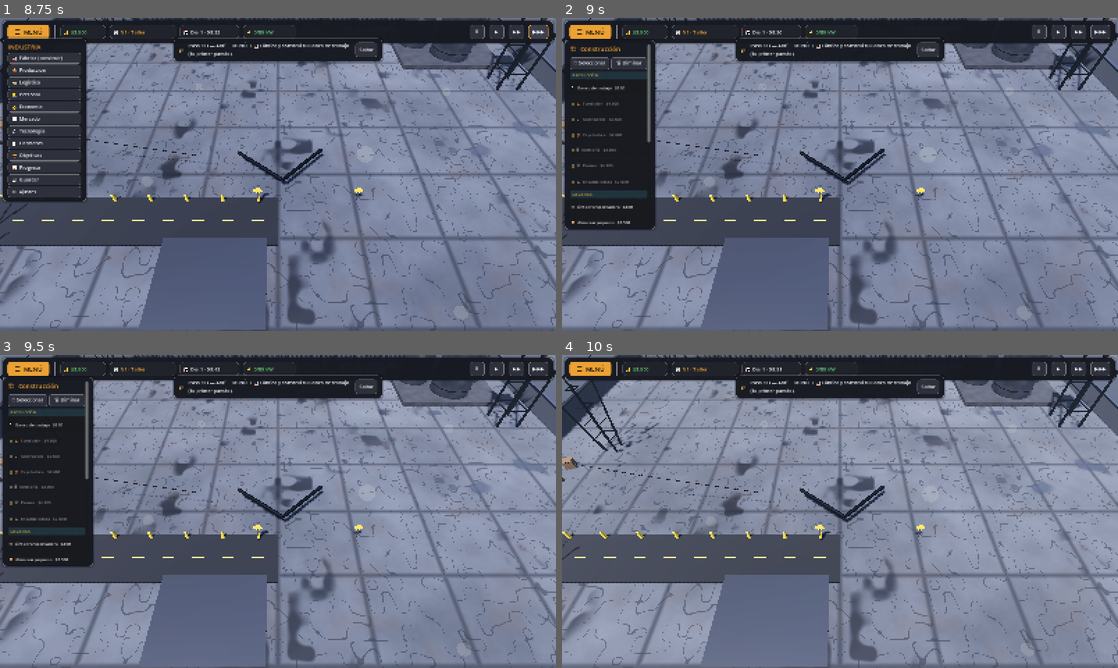
Above: before the commit, frames 1-4 (two rows, left to right).
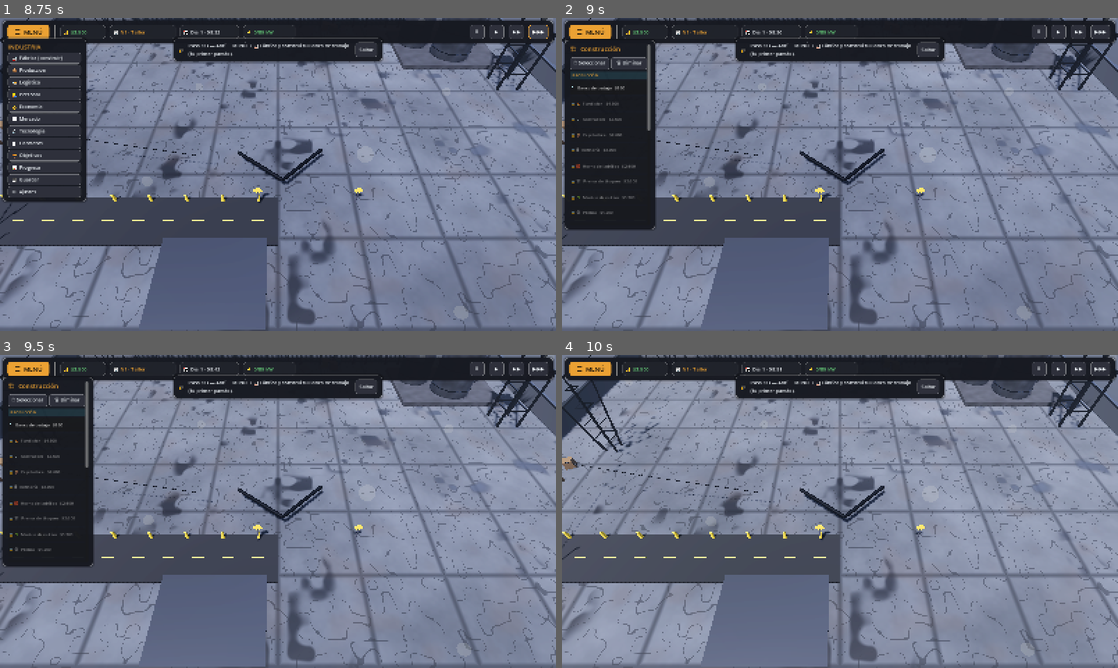
Above: after the commit, the same moments.

Repository: luckyvalentinaguirre-bot/Industria
Game: Godot game, scene res://scenes/menus/main_menu.tscn
The game is run twice, just before and just after one commit, with the same random seed, the same clock (stepped at 60 frames per second) and the same inputs.
Inputs:
- Up to frame 1 (8.75 s): click "Continuar" at 0.5 s; click "＋ Nueva Partida" at 1.25 s; click "Normal" at 2 s; click "Normal" at 2.75 s; click "Comenzar" at 3.5 s; click "¡Empezar!" at 4.25 s; click "☰ MENÚ" at 5 s; click "⏸" at 5.75 s; click "▶" at 6.5 s; click "▶▶" at 7.25 s; click "▶▶▶" at 8 s
- Up to frame 2 (9 s): click "🏭 Fábrica (construir)" at 8.75 s
- Up to frame 3 (9.5 s): no input
- Up to frame 4 (10 s): click "🖱 Seleccionar" at 9.5 s

Frame 1 is identical in both runs. In frame 2, 0.7% of the frame differs, in the area x 1-16%, y 36-67%; in frame 3, 0.7%; in frame 4, nothing differs.

Commit message:
5 ramas industriales, contratos por rama y banner de hitos
Ramas Construcción y Cultivo regulado (spec §13, §14) — completan las 5:
- 🏗 Construcción: Horno de ladrillos (arcilla→ladrillos) + Prensa de bloques
  (ladrillos→bloques). Contratos grandes y estables.
- 🌿 Cultivo regulado: Módulo de cultivo (insumos→producto regulado). Producto
  de alto valor (base $60) con margen alto pero mercado volátil y penalizaciones
  duras en contratos = alto riesgo/alta recompensa. Representación abstracta y
  ficticia, sin ningún detalle real.
- Nuevos ítems: arcilla, insumos regulados (materias primas), ladrillo, bloque,
  producto regulado (+ proveedores). Reutilizan producción/mercado/almacén.

Contratos con sabor de rama (spec §20):
- El pool de productos de los contratos se sesga (peso triple) hacia el producto
  insignia de tu rama elegida: una fábrica de madera recibe pedidos de pallets,
  una de metal de placas, etc. Refuerza la identidad de cada partida.

Feedback de hitos (spec §5, §7):
- Banner breve y elegante "NUEVO DESBLOQUEO/HITO" que aparece y se desvanece al
  elegir rama, primera máquina industrial, primer contrato/trabajador, línea,
  expansión y complejo industrial. No bloquea el juego.
- El HUD muestra el icono de tu rama junto al nivel (identidad visible).

Sin romper nada: import limpio, smoke test 49/49 (nuevos checks de las 5 ramas),
escenas de menú y fábrica sin errores de script.

Co-Authored-By: Claude Opus 4.8 <noreply@anthropic.com>
Claude-Session: https://claude.ai/code/session_01ETPkQhicRLbwGdXtkPoigV

Diff:
--- a/data/economy/prices.json
+++ b/data/economy/prices.json
@@ -18,14 +18,14 @@
       "price_mult": 1.0,
       "quality": 1.0,
       "delivery_days": 2,
-      "sells": ["wood_log"]
+      "sells": ["wood_log", "clay"]
     },
     "insumos_express": {
       "name": "Insumos Express",
       "price_mult": 1.25,
       "quality": 1.05,
       "delivery_days": 1,
-      "sells": ["iron_ore", "copper_ore", "scrap", "wood_log", "oil", "chemicals"]
+      "sells": ["iron_ore", "copper_ore", "scrap", "wood_log", "clay", "nutrients", "oil", "chemicals"]
     },
     "petroquimica_sur": {
       "name": "Petroquimica Sur",
--- a/data/machines/machines.json
+++ b/data/machines/machines.json
@@ -47,6 +47,33 @@
       "base_speed": 1.0,
       "recipes": ["refine_fuel"]
     },
+    "brick_kiln": {
+      "name": "Horno de ladrillos",
+      "category": "processing",
+      "size": [3, 2],
+      "cost": 2400,
+      "power": 28,
+      "base_speed": 1.0,
+      "recipes": ["fire_brick"]
+    },
+    "block_press": {
+      "name": "Prensa de bloques",
+      "category": "manufacturing",
+      "size": [2, 2],
+      "cost": 2600,
+      "power": 24,
+      "base_speed": 1.0,
+      "recipes": ["make_block"]
+    },
+    "grow_module": {
+      "name": "Modulo de cultivo",
+      "category": "manufacturing",
+      "size": [3, 3],
+      "cost": 3500,
+      "power": 30,
+      "base_speed": 1.0,
+      "recipes": ["grow_regulated"]
+    },
     "press": {
       "name": "Prensa",
       "category": "manufacturing",
--- a/data/products/products.json
+++ b/data/products/products.json
@@ -4,6 +4,9 @@
     "hand_tool":       { "name": "Herramienta manual",    "category": "components", "unit": "u", "base_price": 22.0 },
     "plank":           { "name": "Tabla de madera",       "category": "components", "unit": "u", "base_price": 9.0 },
     "pallet":          { "name": "Pallet",                "category": "components", "unit": "u", "base_price": 26.0 },
+    "brick":           { "name": "Ladrillo",              "category": "components", "unit": "u", "base_price": 7.0 },
+    "block":           { "name": "Bloque estructural",    "category": "components", "unit": "u", "base_price": 20.0 },
+    "regulated_goods": { "name": "Producto regulado",     "category": "regulated",  "unit": "u", "base_price": 60.0 },
     "metal_plate":     { "name": "Placa metalica",        "category": "components", "unit": "u", "base_price": 30.0 },
     "copper_part":     { "name": "Componente de cobre",   "category": "components", "unit": "u", "base_price": 40.0 },
     "industrial_part": { "name": "Pieza industrial",      "category": "components", "unit": "u", "base_price": 55.0 }
--- a/data/recipes/recipes.json
+++ b/data/recipes/recipes.json
@@ -28,6 +28,27 @@
       "time": 6.0,
       "inputs": { "oil": 3 },
       "outputs": { "fuel": 2 }
+    },
+    "fire_brick": {
+      "name": "Cocer ladrillos",
+      "machine": "brick_kiln",
+      "time": 5.0,
+      "inputs": { "clay": 2 },
+      "outputs": { "brick": 3 }
+    },
+    "make_block": {
+      "name": "Fabricar bloque",
+      "machine": "block_press",
+      "time": 6.0,
+      "inputs": { "brick": 4 },
+      "outputs": { "block": 1 }
+    },
+    "grow_regulated": {
+      "name": "Cultivo regulado",
+      "machine": "grow_module",
+      "time": 9.0,
+      "inputs": { "nutrients": 3 },
+      "outputs": { "regulated_goods": 1 }
     },
     "smelt_iron": {
       "name": "Fundir hierro",
--- a/data/resources/resources.json
+++ b/data/resources/resources.json
@@ -5,6 +5,8 @@
     "copper_ore":  { "name": "Mineral de cobre",    "category": "minerals", "unit": "kg", "base_price": 6.0 },
     "scrap":       { "name": "Chatarra",            "category": "metals",   "unit": "kg", "base_price": 2.0 },
     "wood_log":    { "name": "Tronco de madera",    "category": "wood",     "unit": "u",  "base_price": 3.0 },
+    "clay":        { "name": "Arcilla",             "category": "minerals", "unit": "kg", "base_price": 2.5 },
+    "nutrients":   { "name": "Insumos regulados",   "category": "agro",     "unit": "u",  "base_price": 8.0 },
     "oil":         { "name": "Petroleo",            "category": "energy",   "unit": "L",  "base_price": 5.0 },
     "chemicals":   { "name": "Productos quimicos",  "category": "chemicals","unit": "L",  "base_price": 9.0 }
   },
--- a/scripts/contracts/contract_manager.gd
+++ b/scripts/contracts/contract_manager.gd
@@ -16,7 +16,7 @@
 const CLIENTS := ["Construcciones Delta", "Metalúrgica Andes", "Ensambladora Rivas",
 	"Talleres Sur", "Industrias Kappa", "Logística Omega", "Fábrica Zeta"]
 const PRODUCTS := ["metal_plate", "copper_part", "industrial_part",
-	"metal_piece", "industrial_comp"]
+	"metal_piece", "industrial_comp", "plank", "pallet", "brick", "block", "fuel"]
 
 var templates: Array = []
 var offers: Array = []            # Array[Contract] disponibles
@@ -53,7 +53,7 @@
 	c.type = type
 	c.id = "%s_%d" % [type, _seq]
 	c.client = CLIENTS[randi() % CLIENTS.size()]
-	var product: String = PRODUCTS[randi() % PRODUCTS.size()]
+	var product: String = _pick_product()
 	var unit: float = _unit_value(product)
 	var amount := 100
 	var pay_mult := 1.2
@@ -84,6 +84,15 @@
 	c.reputation = rep
 	return c
 
+## Elige un producto para el contrato, sesgado hacia el producto insignia de la
+## rama industrial elegida (spec §20: los contratos refuerzan tu identidad).
+func _pick_product() -> String:
+	var pool: Array = PRODUCTS.duplicate()
+	if GameManager.specialization and GameManager.specialization.has_chosen():
+		for s in GameManager.specialization.signature_products():
+			pool.append(s); pool.append(s); pool.append(s)   # triple peso
+	return String(pool[randi() % pool.size()])
+
 func _unit_value(product: String) -> float:
 	if GameManager.market:
 		return GameManager.market.current_price(product)
--- a/scripts/core/progression_manager.gd
+++ b/scripts/core/progression_manager.gd
@@ -27,6 +27,9 @@
 	"sawmill": 2,
 	"planer": 2,
 	"refinery": 2,
+	"brick_kiln": 2,
+	"block_press": 2,
+	"grow_module": 2,
 	"generator": 2,
 	"splitter": 2,
 	"merger": 2,
--- a/scripts/core/specialization_manager.gd
+++ b/scripts/core/specialization_manager.gd
@@ -31,6 +31,18 @@
 		"machines": ["refinery", "generator", "substation"],
 		"signature": ["fuel"],
 	},
+	"construction": {
+		"name": "Construcción", "icon": "🏗",
+		"tagline": "Materiales y estructuras. Contratos grandes y estables.",
+		"machines": ["brick_kiln", "block_press", "assembler"],
+		"signature": ["brick", "block"],
+	},
+	"regulated": {
+		"name": "Cultivo regulado", "icon": "🌿",
+		"tagline": "Alto beneficio y alto riesgo: mercado inestable, penalizaciones duras.",
+		"machines": ["grow_module"],
+		"signature": ["regulated_goods"],
+	},
 }
 
 ## Máquinas EXCLUSIVAS de una rama (requieren haberla elegido). El resto son
@@ -39,6 +51,9 @@
 	"sawmill": "wood",
 	"planer": "wood",
 	"refinery": "energy",
+	"brick_kiln": "construction",
+	"block_press": "construction",
+	"grow_module": "regulated",
 }
 
 func current() -> String:
--- a/scripts/ui/factory_ui.gd
+++ b/scripts/ui/factory_ui.gd
@@ -9,6 +9,7 @@
 	"workbench": "🔨",
 	"smelter": "🔥", "press": "🛠", "assembler": "🦾",
 	"sawmill": "🪚", "planer": "🪵", "refinery": "🛢",
+	"brick_kiln": "🧱", "block_press": "🏗", "grow_module": "🌿",
 	"small_storage": "📦", "large_storage": "🏬",
 	"splitter": "🔀", "merger": "🔗", "filter": "🧲",
 	"generator": "🔌", "substation": "⚡", "workshop": "🔧",
--- a/scripts/ui/finance_ui.gd
+++ b/scripts/ui/finance_ui.gd
@@ -4,10 +4,10 @@
 ## Muestra ingresos/gastos/ganancias/deuda, permite pagar deuda y operar el
 ## mercado (comprar materias primas a proveedores y vender productos).
 
-const RAW_ITEMS := ["scrap", "iron_ore", "copper_ore", "wood_log", "oil", "chemicals"]
-const SELL_ITEMS := ["hand_tool", "plank", "pallet", "fuel", "metal_plate", "copper_part",
-	"industrial_part", "metal_piece", "industrial_comp", "simple_motor",
-	"iron_ingot", "copper_ingot", "recycled_metal"]
+const RAW_ITEMS := ["scrap", "iron_ore", "copper_ore", "wood_log", "clay", "nutrients", "oil", "chemicals"]
+const SELL_ITEMS := ["hand_tool", "plank", "pallet", "brick", "block", "regulated_goods",
+	"fuel", "metal_plate", "copper_part", "industrial_part", "metal_piece",
+	"industrial_comp", "simple_motor", "iron_ingot", "copper_ingot", "recycled_metal"]
 
 var _summary_lbl: Label
 var _debt_spin: SpinBox
--- a/scripts/ui/ui_manager.gd
+++ b/scripts/ui/ui_manager.gd
@@ -399,7 +399,8 @@
 	EventBus.tutorial_step_changed.connect(_on_tutorial_step)
 	EventBus.tutorial_finished.connect(_on_tutorial_finished)
 	EventBus.company_level_changed.connect(_on_level_changed)
-	EventBus.branch_chosen.connect(func(_id, _n): _refresh_hud(); _refresh_upgrades())
+	EventBus.branch_chosen.connect(_on_branch_chosen)
+	EventBus.objective_completed.connect(_on_objective_completed)
 
 var _branch_prompted: bool = false
 func _on_level_changed(level: int, _name: String) -> void:
@@ -413,6 +414,49 @@
 	_refresh_objective_tracker()
 	_refresh_objectives()
 
+# --- Hitos: banner breve "NUEVO DESBLOQUEO" (spec §5, §7) --------------------
+const _MILESTONES := {
+	"first_machine": "Producción industrial habilitada",
+	"line": "Primera línea de producción",
+	"expand": "Terreno ampliado",
+	"contract": "Primer contrato cumplido",
+	"hire": "Primer trabajador contratado",
+	"top": "¡Complejo industrial!",
+}
+
+func _on_branch_chosen(id: String, name: String) -> void:
+	_refresh_hud()
+	_refresh_upgrades()
+	_milestone_banner("NUEVA RAMA INDUSTRIAL", "%s %s  ·  +25%% a tus máquinas" % [GameManager.specialization.branch_icon(id), name])
+
+func _on_objective_completed(id: String, _title: String) -> void:
+	if _MILESTONES.has(id):
+		_milestone_banner("NUEVO HITO", String(_MILESTONES[id]))
+
+func _milestone_banner(title: String, subtitle: String) -> void:
+	var panel := UITheme.make_panel(UITheme.BG)
+	panel.set_anchors_preset(Control.PRESET_CENTER_TOP)
+	panel.offset_top = 96
+	panel.offset_left = -220
+	panel.offset_right = 220
+	panel.modulate.a = 0.0
+	var v := VBoxContainer.new()
+	v.add_theme_constant_override("separation", 2)
+	panel.add_child(v)
+	var t := UITheme.make_label("━━  %s  ━━" % title, 12, UITheme.ACCENT)
+	t.horizontal_alignment = HORIZONTAL_ALIGNMENT_CENTER
+	v.add_child(t)
+	var s := UITheme.make_label(subtitle, 16, UITheme.ACCENT2)
+	s.horizontal_alignment = HORIZONTAL_ALIGNMENT_CENTER
+	v.add_child(s)
+	root.add_child(panel)
+	# Aparece, se mantiene y se desvanece (elegante, no bloquea el juego).
+	var tw := create_tween()
+	tw.tween_property(panel, "modulate:a", 1.0, 0.3)
+	tw.tween_interval(2.6)
+	tw.tween_property(panel, "modulate:a", 0.0, 0.6)
+	tw.tween_callback(_free_node.bind(panel))
+
 func _refresh_hud() -> void:
 	if _money_lbl == null:
 		return
@@ -420,7 +464,10 @@
 	if _value_lbl: _value_lbl.text = "🏭 " + Fmt.money(_factory_value())
 	if _debt_lbl: _debt_lbl.text = "🏦 " + Fmt.money(GameState.debt)
 	if _rep_lbl: _rep_lbl.text = "⭐ %d" % GameState.reputation
-	_level_lbl.text = "🏢 N%d · %s" % [GameState.company_level, GameManager.progression.level_name()]
+	var brand := ""
+	if GameManager.specialization and GameManager.specialization.has_chosen():
+		brand = " " + GameManager.specialization.branch_icon()
+	_level_lbl.text = "🏢 N%d · %s%s" % [GameState.company_level, GameManager.progression.level_name(), brand]
 	_clock_lbl.text = "📅 " + TimeManager.get_clock_string()
 	var ps: Dictionary = GameManager.power.get_status()
 	var cons: float = ps["consumption"]
--- a/tests/production/smoke_test.gd
+++ b/tests/production/smoke_test.gd
@@ -227,6 +227,9 @@
 	_check("Rama: se elige la especialización (madera)", ok and spec.current() == "wood")
 	_check("Rama: madera desbloquea el aserradero", spec.is_machine_available("sawmill"))
 	_check("Rama: refinería (energía) sigue bloqueada con madera", not spec.is_machine_available("refinery"))
+	_check("Rama: horno de ladrillos (construcción) bloqueado con madera", not spec.is_machine_available("brick_kiln"))
+	_check("Rama: módulo de cultivo (regulado) bloqueado con madera", not spec.is_machine_available("grow_module"))
+	_check("Rama: hay 5 ramas industriales definidas", spec.BRANCHES.size() == 5)
 	_check("Rama: bonus de producción a las máquinas de la rama", spec.machine_bonus("sawmill") > 1.0)
 	_check("Rama: sin bonus a máquinas de otra rama", is_equal_approx(spec.machine_bonus("smelter"), 1.0))
 	_check("Rama: no se puede reelegir una vez fijada", not spec.choose("metal"))
